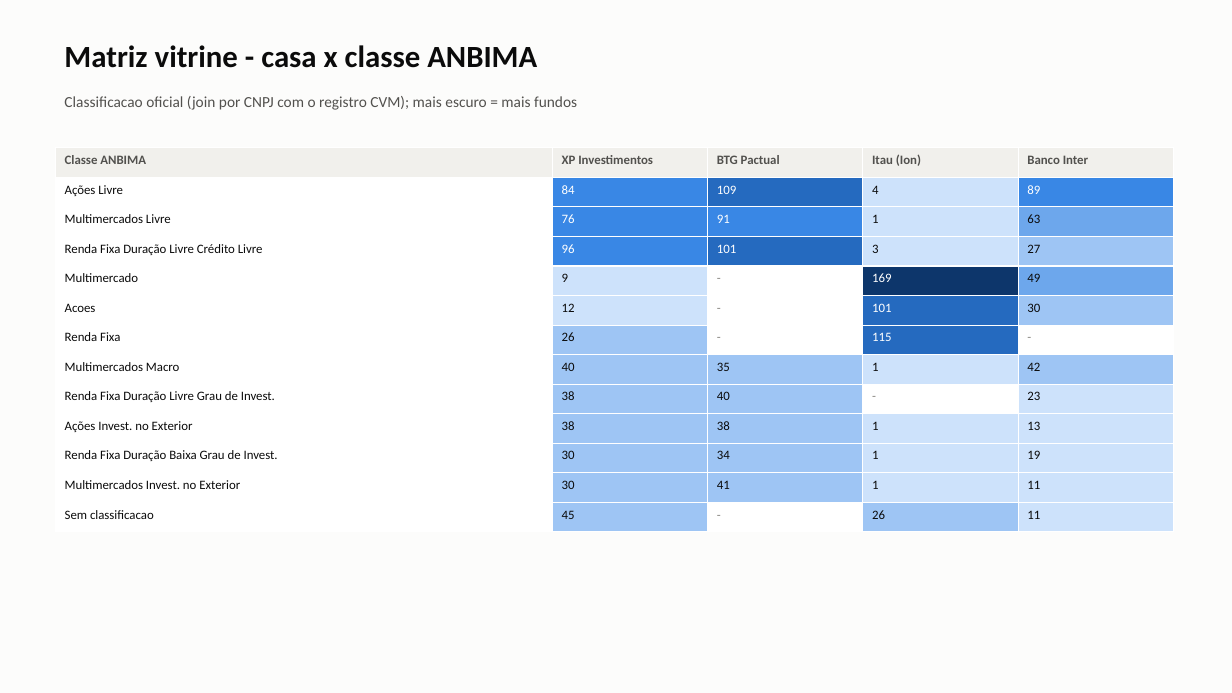
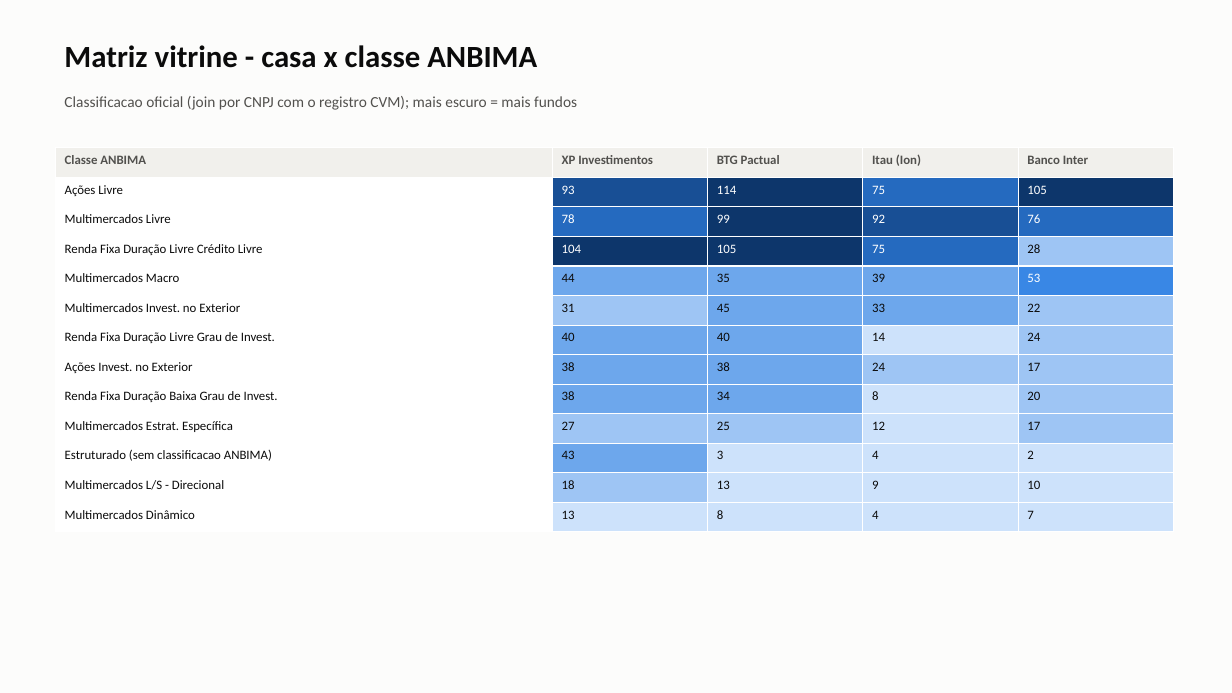
Before and after one commit to fioroto/Sandbox, a slide deck: slide 3 of data/reports/prateleiras-2026-09-20.pptx. Drawn at 1232x693 pixels with LibreOffice and Linux fonts; fonts in the diff are those of the drawing. Boxes give left, top, right and bottom in pixels: in the first picture for what was removed or moved away, otherwise in the second. Text is boxed around its words. In the diff, an @@ line names an element or a change of style, - is before the commit and + after.

```diff
--- a/data/reports/prateleiras-2026-09-20.pptx
+++ b/data/reports/prateleiras-2026-09-20.pptx
@@ table at box(55, 148, 1174, 532) @@
-row 2: Ações Livre | 84 | 109 | 4 | 89
+row 2: Ações Livre | 93 | 114 | 75 | 105
-row 3: Multimercados Livre | 76 | 91 | 1 | 63
+row 3: Multimercados Livre | 78 | 99 | 92 | 76
-row 4: Renda Fixa Duração Livre Crédito Livre | 96 | 101 | 3 | 27
+row 4: Renda Fixa Duração Livre Crédito Livre | 104 | 105 | 75 | 28
-row 5: Multimercado | 9 | - | 169 | 49
+row 5: Multimercados Macro | 44 | 35 | 39 | 53
-row 6: Acoes | 12 | - | 101 | 30
+row 6: Multimercados Invest. no Exterior | 31 | 45 | 33 | 22
-row 7: Renda Fixa | 26 | - | 115 | -
+row 7: Renda Fixa Duração Livre Grau de Invest. | 40 | 40 | 14 | 24
-row 8: Multimercados Macro | 40 | 35 | 1 | 42
+row 8: Ações Invest. no Exterior | 38 | 38 | 24 | 17
-row 9: Renda Fixa Duração Livre Grau de Invest. | 38 | 40 | - | 23
+row 9: Renda Fixa Duração Baixa Grau de Invest. | 38 | 34 | 8 | 20
-row 10: Ações Invest. no Exterior | 38 | 38 | 1 | 13
+row 10: Multimercados Estrat. Específica | 27 | 25 | 12 | 17
-row 11: Renda Fixa Duração Baixa Grau de Invest. | 30 | 34 | 1 | 19
+row 11: Estruturado (sem classificacao ANBIMA) | 43 | 3 | 4 | 2
-row 12: Multimercados Invest. no Exterior | 30 | 41 | 1 | 11
+row 12: Multimercados L/S - Direcional | 18 | 13 | 9 | 10
-row 13: Sem classificacao | 45 | - | 26 | 11
+row 13: Multimercados Dinâmico | 13 | 8 | 4 | 7
@@ fill #3987E5 to #184F95 in row 2, column 2 @@
@@ fill #256ABF to #0D366B in 2 cells @@
@@ fill #CDE2FB to #256ABF in 2 cells @@
@@ fill #3987E5 to #0D366B in 3 cells @@
@@ fill #3987E5 to #256ABF in row 3, column 2 @@
@@ fill #CDE2FB to #184F95 in row 3, column 4 @@
@@ fill #6DA7EC to #256ABF in row 3, column 5 @@
@@ fill #CDE2FB to #6DA7EC in row 5, column 2 @@
@@ fill #FFFFFF to #6DA7EC in 3 cells @@
@@ fill #0D366B to #6DA7EC in row 5, column 4 @@
@@ fill #6DA7EC to #3987E5 in row 5, column 5 @@
@@ fill #CDE2FB to #9EC5F4 in 4 cells @@
@@ fill #256ABF to #6DA7EC in row 6, column 4 @@
@@ fill #9EC5F4 to #6DA7EC in 6 cells @@
@@ fill #256ABF to #CDE2FB in row 7, column 4 @@
@@ fill #FFFFFF to #9EC5F4 in row 7, column 5 @@
@@ fill #FFFFFF to #CDE2FB in 2 cells @@
@@ fill #9EC5F4 to #CDE2FB in 4 cells @@
```
Also in this commit, not shown: 3 other slides changed, 1 slide added, 9 other files.
